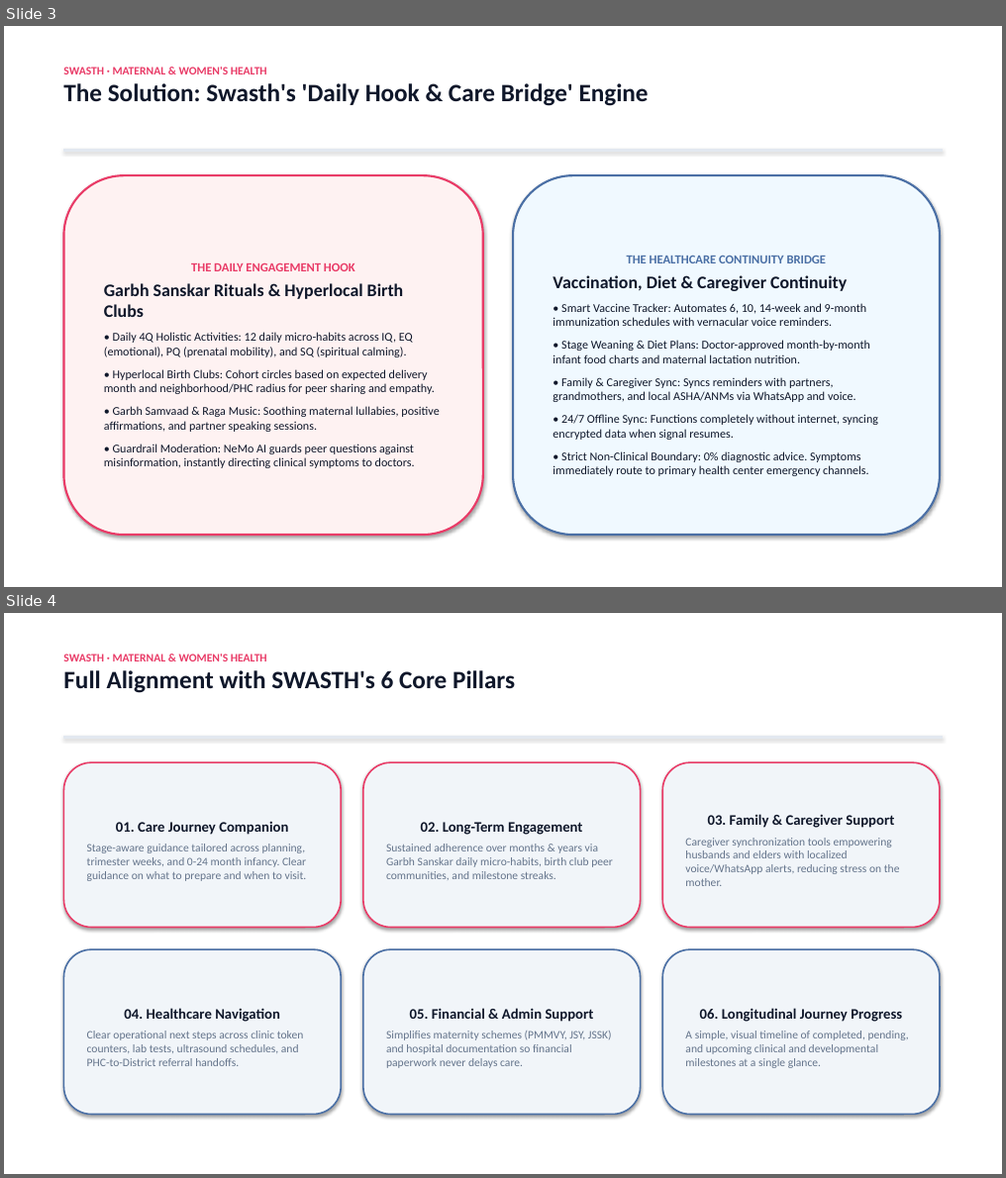
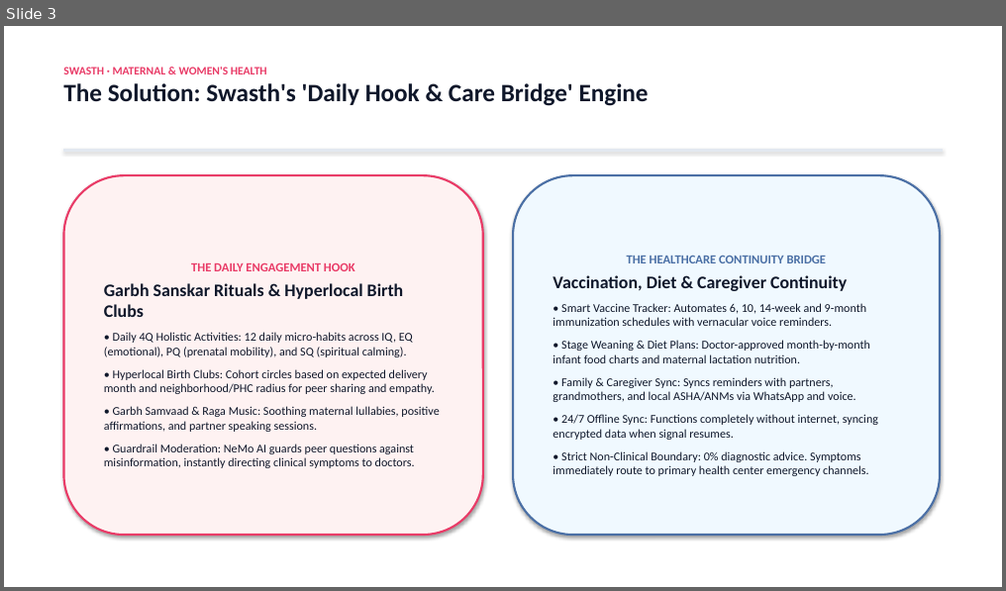
Before and after one commit to chiraghs/Swasth, a slide deck: deck/Swasth_Presentation.pptx. Shown one above the other, each under a label of ours: slides 3 and 4 before the commit, slide 3 after it. The pictures are 1006x1178 and 1006x591 pixels, drawn with LibreOffice and Linux fonts; fonts in the diff are those of the drawing. Boxes give left, top, right and bottom in pixels: in the first picture for what was removed or moved away, otherwise in the second. Text is boxed around its words. In the diff, an @@ line names an element or a change of style, - is before the commit and + after.

Commit message:
Eliminate slide white space: enrich pillars, enterprise architecture, and clinical safety workflow

```diff
--- a/deck/Swasth_Presentation.pptx
+++ b/deck/Swasth_Presentation.pptx
@@ slide 4 removed at [4,613,1002,1174], background #FFFFFF @@
@@ text removed at [63,654,515,693] @@
-SWASTH · MATERNAL & WOMEN'S HEALTH
-Full Alignment with SWASTH's 6 Core Pillars
@@ rectangle removed at [63,737,943,738] @@
@@ rounded rectangle removed at [63,762,341,928] @@
-01. Care Journey Companion
-Stage-aware guidance tailored across planning, trimester weeks, and 0-24 month infancy. Clear guidance on what to prepare and when to visit.
@@ rounded rectangle removed at [363,762,641,928] @@
-02. Long-Term Engagement
-Sustained adherence over months & years via Garbh Sanskar daily micro-habits, birth club peer communities, and milestone streaks.
@@ rounded rectangle removed at [662,762,940,928] @@
-03. Family & Caregiver Support
-Caregiver synchronization tools empowering husbands and elders with localized voice/WhatsApp alerts, reducing stress on the mother.
@@ rounded rectangle removed at [63,950,341,1115] @@
-04. Healthcare Navigation
-Clear operational next steps across clinic token counters, lab tests, ultrasound schedules, and PHC-to-District referral handoffs.
@@ rounded rectangle removed at [363,950,641,1115] @@
-05. Financial & Admin Support
-Simplifies maternity schemes (PMMVY, JSY, JSSK) and hospital documentation so financial paperwork never delays care.
@@ rounded rectangle removed at [662,950,940,1115] @@
-06. Longitudinal Journey Progress
-A simple, visual timeline of completed, pending, and upcoming clinical and developmental milestones at a single glance.
```
Also in this commit, not shown: 2 slides added, 1 other slide removed, 6 other files.
